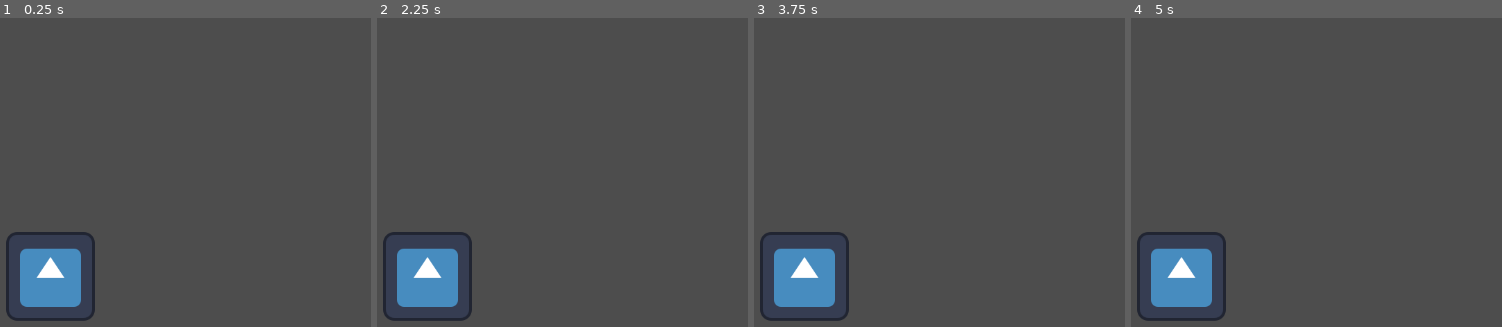
Above: before the commit, frames 1-4 (left to right).
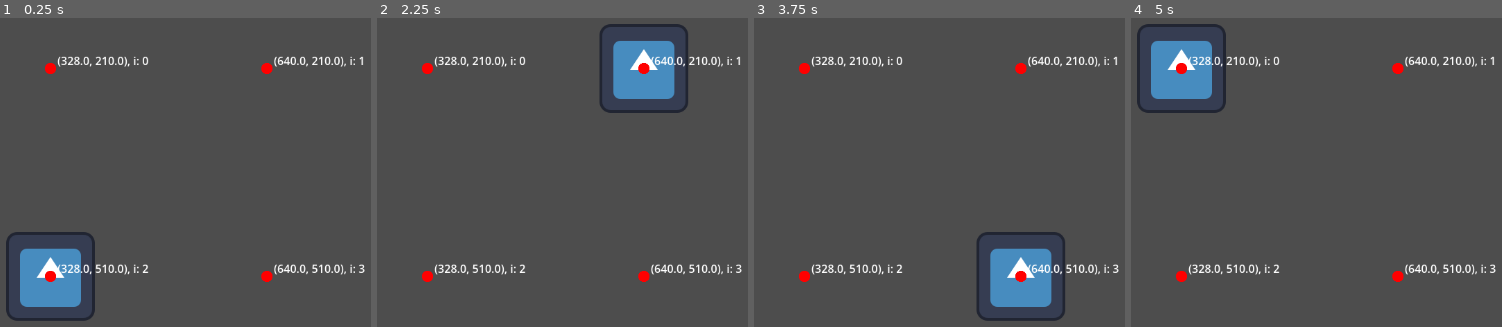
Above: after the commit, the same moments.

Repository: tenglor/alt-arcade
Game: Godot game, scene res://scenes/test.tscn
The game is run twice, just before and just after one commit, with the same random seed, the same clock (stepped at 60 frames per second) and the same inputs. The engine's default icon, where the game draws it, is replaced by a stand-in: a white triangle on a blue panel in a dark square.
Inputs (mouse positions are in pixels of both pictures, inside the frame that each line leads up to):
- Up to frame 1 (0.25 s): no input
- Up to frame 2 (2.25 s): tap Enter at 0.5, 2 s; move the mouse to (outside the picture) at 0.52 s; click (outside the picture) at 0.67 s; tap Space at 1.25 s; move the mouse to (440, 169) at 1.27 s; click (440, 169) at 1.42 s; move the mouse to (681, 48) at 2.02 s; click (681, 48) at 2.17 s
- Up to frame 3 (3.75 s): tap Space at 2.75 s; move the mouse to (935, 237) at 2.77 s; click (935, 237) at 2.92 s; tap Enter at 3.5 s; move the mouse to (outside the picture) at 3.52 s; click (outside the picture) at 3.67 s
- Up to frame 4 (5 s): tap Space at 4.25 s; move the mouse to (outside the picture) at 4.27 s; click (outside the picture) at 4.42 s

The runs differ from the first frame. In frame 1, 1.7% of the frame differs, in the area x 12-99%, y 12-86%; in frame 2, 9.3%; in frame 3, 9.3%, in the area x 1-99%, y 12-99%; in frame 4, 9.2%.
Error before the commit: Parse Error: Function "draw_circle()" not found in base self. (res://core/move_object.gd:23)

Commit message:
control++

Diff:
--- a/actors/player/player.gd
+++ b/actors/player/player.gd
@@ -7,6 +7,8 @@
 	detector.quarter_clicked.connect(quarter_clicked)
 	pass # Replace with function body.
 
+func set_sprite(quarter):
+	pass
 
 func quarter_clicked(quarter)-> void:
 	print("Клик в четверти: ", quarter)
--- a/core/move_object.gd
+++ b/core/move_object.gd
@@ -1,14 +1,17 @@
 @tool
-extends Node
+extends Node2D
 
 @export var object: Node2D
-@export var points: PackedVector2Array = [Vector2.ZERO, Vector2.ZERO, Vector2.ZERO, Vector2.ZERO]
+@export var points: PackedVector2Array = [Vector2.ZERO, Vector2.ZERO, Vector2.ZERO, Vector2.ZERO]:
+	set(value):
+		points = value
+		queue_redraw()  # Автоматическая перерисовка
 
 # Called when the node enters the scene tree for the first time.
 func _ready() -> void:
 	var detector = get_node("Input")
 	detector.quarter_clicked.connect(quarter_clicked)
-	pass # Replace with function body.
+	queue_redraw()
 
 func quarter_clicked(quarter)-> void:
 	var pos: Vector2 = points[quarter]
@@ -16,9 +19,11 @@
 
 # Called every frame. 'delta' is the elapsed time since the previous frame.
 func _process(delta: float) -> void:
-	pass
+	queue_redraw()
 
 func _draw():
-	for p in points:
+	for i in range(points.size()):
+		var p = points[i]
 		draw_circle(p, 8, Color.RED)     # Отрисовка каждой точки
-		draw_string(ThemeDB.fallback_font, p + Vector2(10, -5), str(p), HORIZONTAL_ALIGNMENT_LEFT, -1, 16, Color.WHITE) # Подпись координат
+		var str = str(p) + ", i: " + str(i)
+		draw_string(ThemeDB.fallback_font, p + Vector2(10, -5), str, HORIZONTAL_ALIGNMENT_LEFT, -1, 16, Color.WHITE) # Подпись координат
--- a/scenes/test.tscn
+++ b/scenes/test.tscn
@@ -9,7 +9,9 @@
 [node name="Player" parent="." unique_id=766519368 instance=ExtResource("2_bl13t")]
 position = Vector2(328, 510)
 
-[node name="MovePlayer" type="Node2D" parent="." unique_id=2060950705]
+[node name="MovePlayer" type="Node2D" parent="." unique_id=2060950705 node_paths=PackedStringArray("object")]
 script = ExtResource("2_iyx0m")
+object = NodePath("../Player")
+points = PackedVector2Array(328, 210, 640, 210, 328, 510, 640, 510)
 
 [node name="Input" parent="MovePlayer" unique_id=2142687075 instance=ExtResource("3_iyx0m")]
